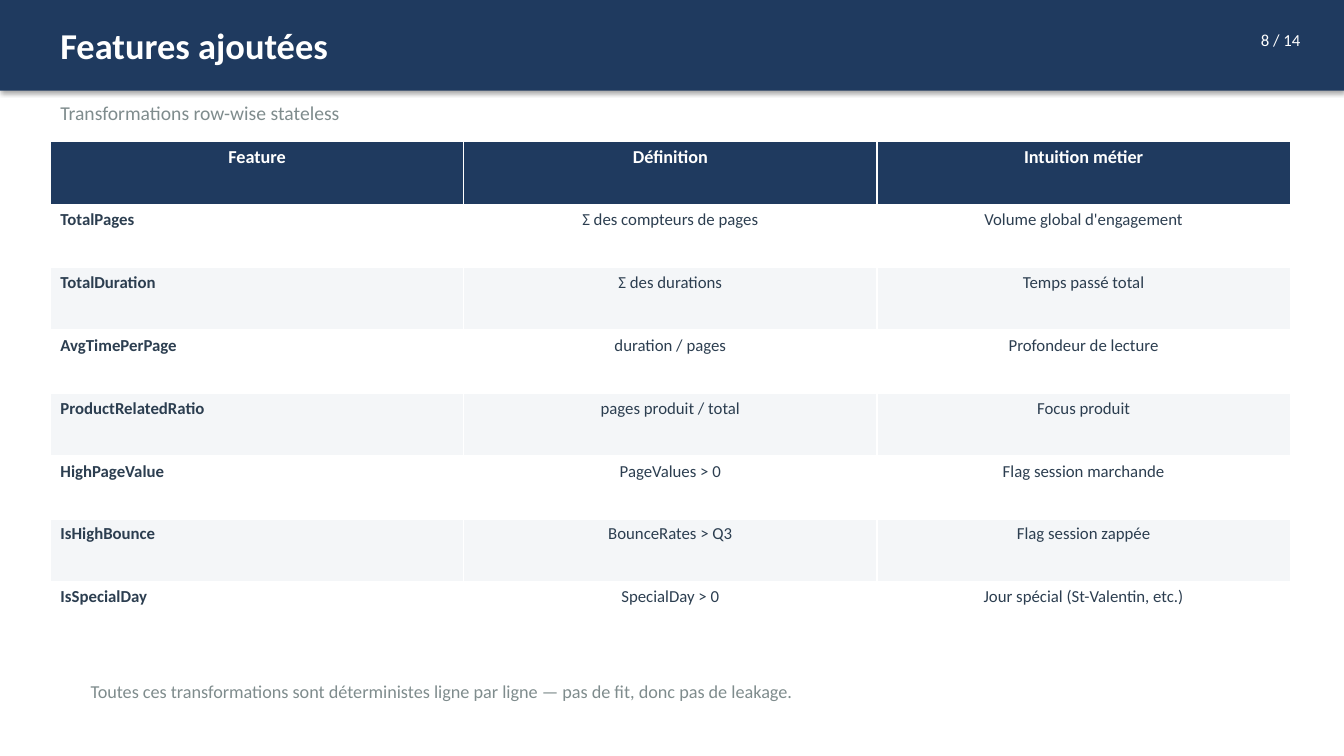
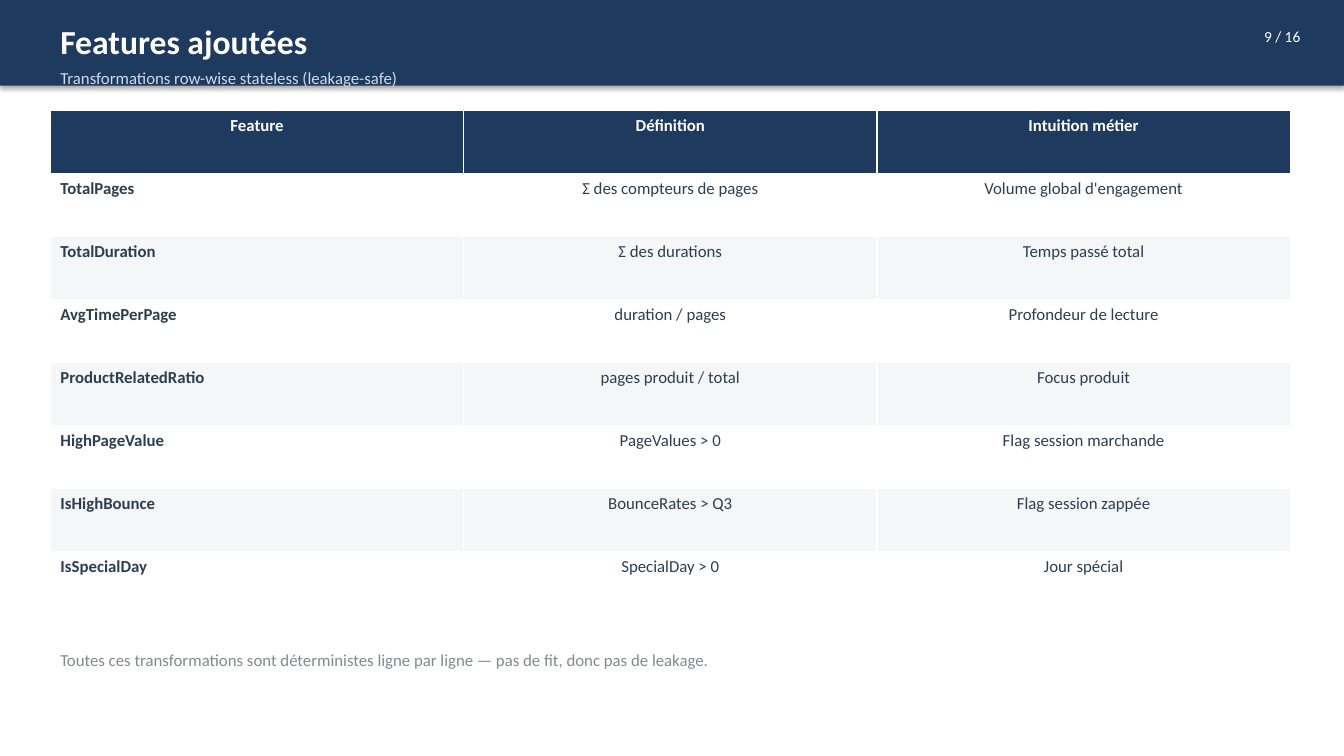
Before and after one commit to manechcarriou-lab/ml-poc-project, a slide deck: slide 9 of deliverables/process_overview.pptx (slide 8 before the commit). Drawn at 1344x756 pixels with LibreOffice and Linux fonts; fonts in the diff are those of the drawing. Boxes give left, top, right and bottom in pixels: in the first picture for what was removed or moved away, otherwise in the second. Text is boxed around its words. In the diff, an @@ line names an element or a change of style, - is before the commit and + after.

Commit message:
Pro optimization: per-family encoder + threshold tuning intégré
src/features.py:
- build_preprocessor(encoder='onehot'|'ordinal'|'target') — paramétrable
- Single source of truth for column groups, ENGINEERED_* constants exposed

scripts/train.py:
- DEFAULT_ENCODER_PER_FAMILY: logreg/RF -> OneHot, XGBoost -> Ordinal
- TunedThresholdClassifierCV(scoring='f1', cv=5) wraps every fitted pipeline
  -> threshold tuning is part of the pipeline, leakage-safe (CV on train only)
- New --encoder flag (auto|onehot|ordinal|target) for ablation runs
- Reports test_f1 (at tuned threshold) AND test_f1_at_0p5 in MLflow

scripts/generate_plots.py: unwrap TunedThresholdClassifierCV.estimator_
  before extracting feature importances

Retraining results (15 trials/family, commit pending):
  Modèle              Encoder  Threshold  F1 test  vs avant   ROC-AUC
  LogReg              OneHot   0.244      0.6426   +7.2 %     0.9137
  Random Forest       OneHot   0.360      0.6683   +6.2 %     0.9204
  XGBoost (winner)    Ordinal  0.305      0.6731   +2.9 %     0.9292

Final XGBoost recall = 0.7356: on attrape 74 % des acheteurs (vs 60 % avant).
Critère cible (F1 > 0.60) dépassé de +12 % sur le winner.

deliverables/process_overview.md + .pptx: updated with final numbers
deliverables/process_overview_new.pptx: removed (obsolete)
plots/* + results/* regenerated against the optimized models

```diff
--- a/deliverables/process_overview.pptx
+++ b/deliverables/process_overview.pptx
@@ rectangle: place and size @@
-rectangle at [0,0,1344,91]
+rectangle at [0,0,1344,86]
@@ text "Features ajoutées" at [60,30,307,60]: size 26 to 24 pt @@
@@ text removed at [1261,34,1300,46] @@
-8 / 14
@@ text added at [1264,31,1301,42], 11 pt, text #FFFFFF @@
+9 / 16
@@ text at [60,72,397,88]: text changed; size 14 to 12 pt; text colour #7F8C8D to #CFDCE7 @@
-Transformations row-wise stateless
+Transformations row-wise stateless (leakage-safe)
@@ table at [50,111,1291,615] @@
-row 8, column 3: Jour spécial (St-Valentin, etc.)
+row 8, column 3: Jour spécial
@@ size 13 to 12 pt in "Feature", "Définition", "Intuition métier" @@
@@ table: place and size @@
-table at [50,141,1291,645]
+table at [50,111,1291,615]
@@ text "Toutes ces transformations sont déterministes ...": place and size @@
-text "Toutes ces transformations sont déterministes ..." at [91,685,792,701]
+text "Toutes ces transformations sont déterministes ..." at [60,654,708,669]
@@ text "Toutes ces transformations sont déterministes ..." at [60,654,708,669]: size 13 to 12 pt @@
```
Also in this commit, not shown: 7 other slides changed, 8 slides added, 6 slides removed, 15 other files.
